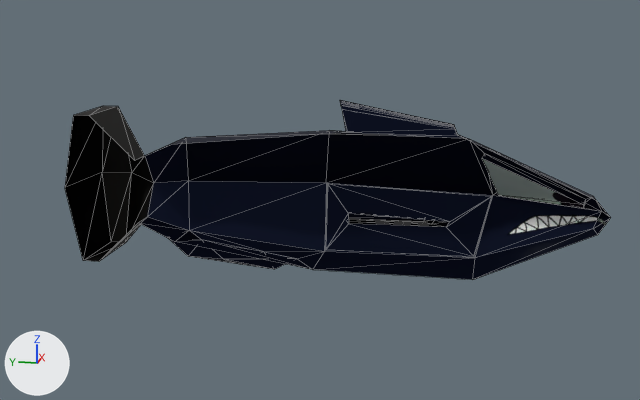
What one commit did to the glTF model TorpedoFish.glb.
Before and after are seen from a 50 mm camera at (-11.09, -1.19, 2.53) aimed at (-0.63, 0.9, -0.08). The lights are fixed; the arrows at lower left show +X, +Y and +Z. The older version comes first. Mesh edges are drawn as thin lines. Vertices at exactly the same position are counted once.
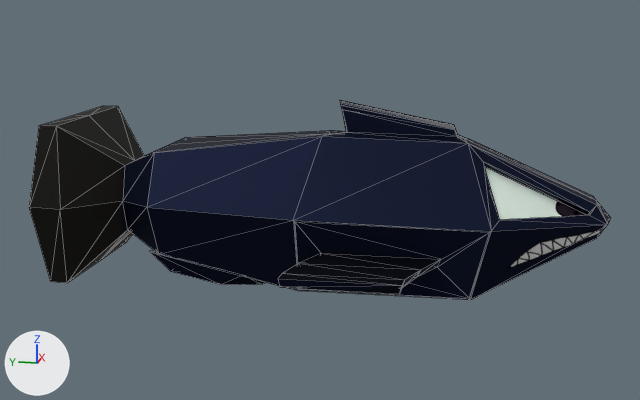
Commit message: Fixed Fish

Scene script edits in JSON lines:
```json
{"block": "me_cube_001", "where": "# used by ob_cube; location = (-0.602, 0.0, 0.0)"}
{"op": "remove", "block": "me_cube_001", "code": "me_cube_001.from_pydata(...)  # 101 vertices, 184 faces; spans x 0.0..1.58, y -2.55..4.32, z -1.13..1.15"}
{"op": "add", "block": "me_cube_001", "code": "me_cube_001.from_pydata(...)  # 172 vertices, 354 faces; spans x -1.58..1.58, y -2.55..4.32, z -1.13..1.15"}
{"block": "me_cube_001", "change": "me_cube_001 part 1"}
{"block": "me_cube_001", "change": "65 vertices are added at x -1.58..-0.01, y -2.48..4.26, z -1.13..1.15"}
{"block": "me_cube_001", "change": "6 new vertices lie (-0.08, 0.0, 0.0) away from vertices in x 0.0, y -0.72..-0.7, z 0.85..0.89"}
{"block": "me_cube_001", "change": "170 new faces join them"}
```

Changed parts and their boxes (x1, y1, x2, y2) in the pictures (640 x 400 px):
```json
{"object": "Cube", "change": "reshaped", "before": [65, 100, 611, 280], "after": [29, 100, 611, 300], "on screen": "7% wider, 11% taller"}
{"part": 1, "of": "me_cube_001", "change": "added", "after": [29, 100, 611, 300]}
```
